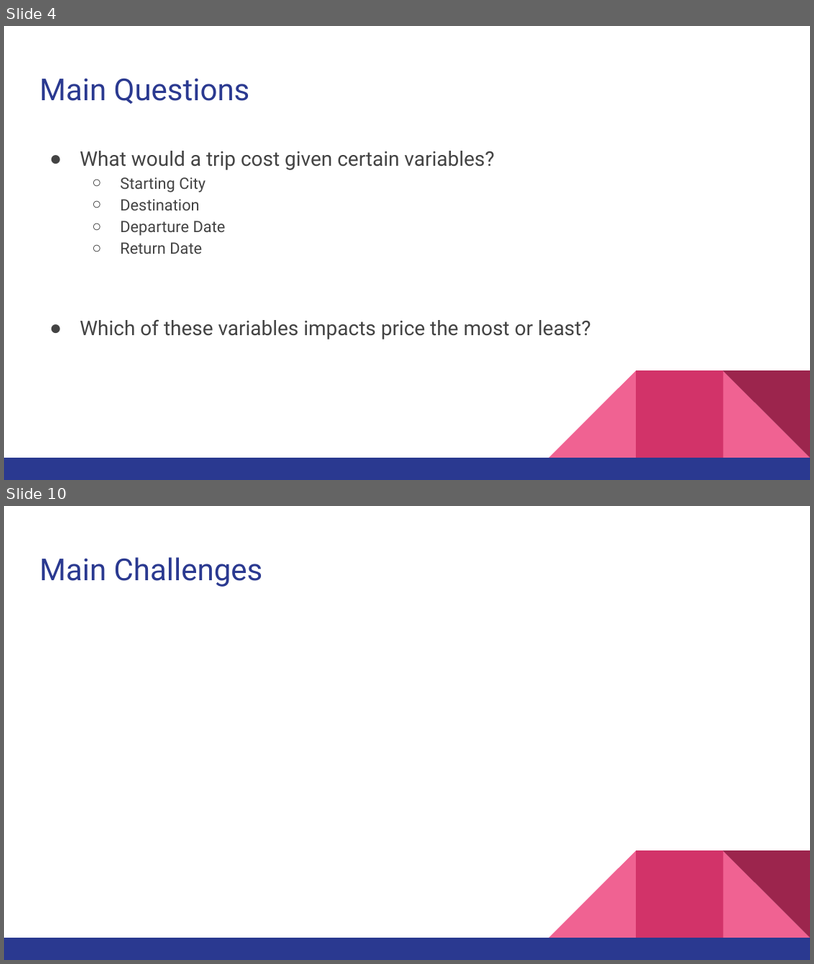
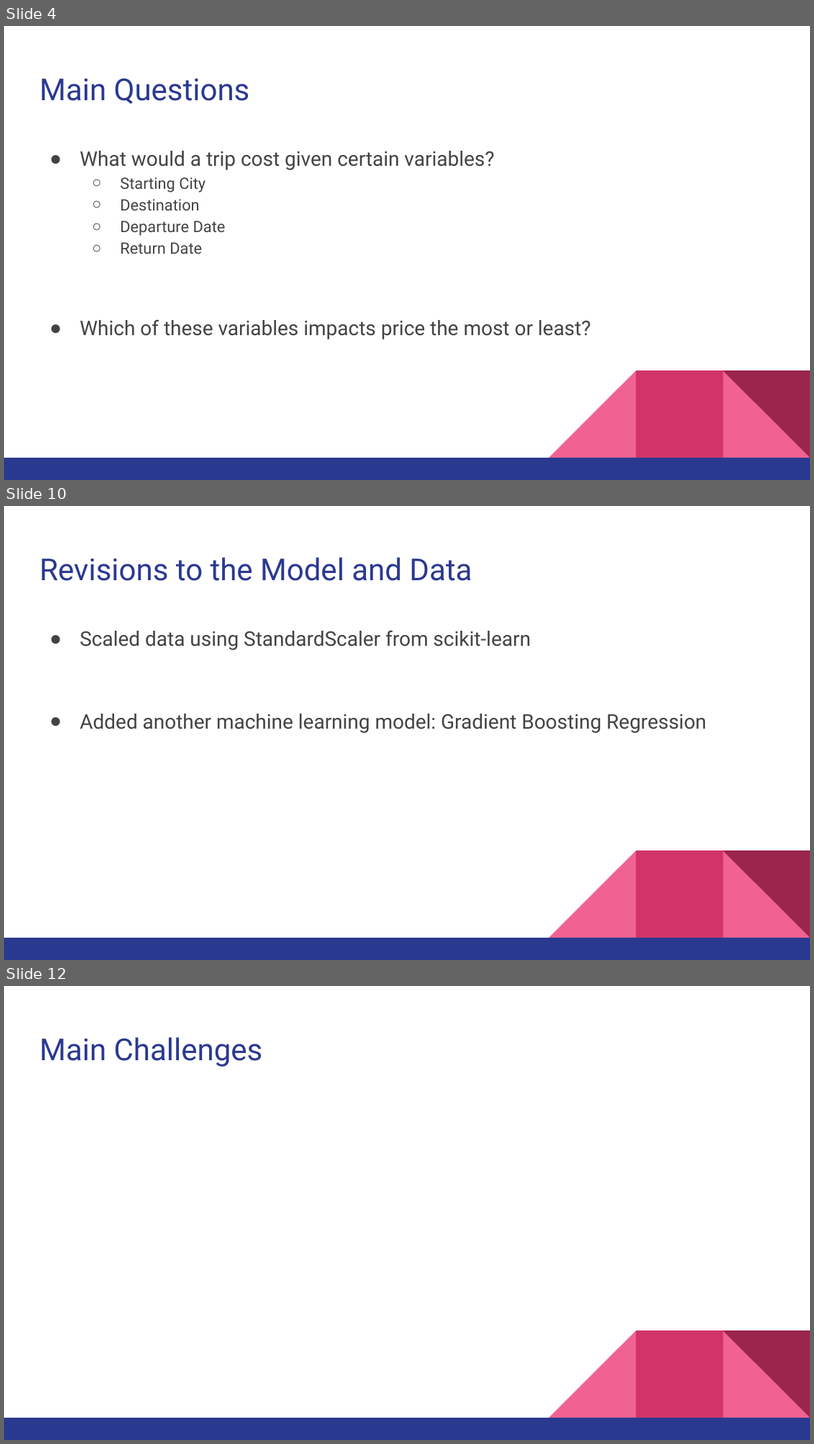
Before and after one commit to TurnerE8/Flight-Price-Predictor, a slide deck: SlideShow/Data Analytics Final Presentation.pptx. Shown one above the other, each under a label of ours: slides 4 and 10 before the commit, slides 4, 10 and 12 after it; the slides between them are not shown. The pictures are 814x964 and 814x1444 pixels, drawn with LibreOffice and Linux fonts; fonts in the diff are those of the drawing. Boxes give left, top, right and bottom in pixels: in the first picture for what was removed or moved away, otherwise in the second. Text is boxed around its words. In the diff, an @@ line names an element or a change of style, - is before the commit and + after.

```diff
--- a/SlideShow/Data Analytics Final Presentation.pptx
+++ b/SlideShow/Data Analytics Final Presentation.pptx
@@ slide 10 added at [4,506,810,960], background #FFFFFF; not listed: 5 template elements that a slide beside it also shows @@
@@ title added at [39,557,472,581], 27 pt, text #2A3990 @@
+Revisions to the Model and Data
@@ text added at [80,630,707,733], 18 pt, text #434343 @@
+● Scaled data using StandardScaler from scikit-learn
+● Added another machine learning model: Gradient Boosting Regression
@@ what was slide 10 is now slide 12 @@
```
Also in this commit, not shown: 3 slides changed, 8 other slides added, 4 slides removed.
